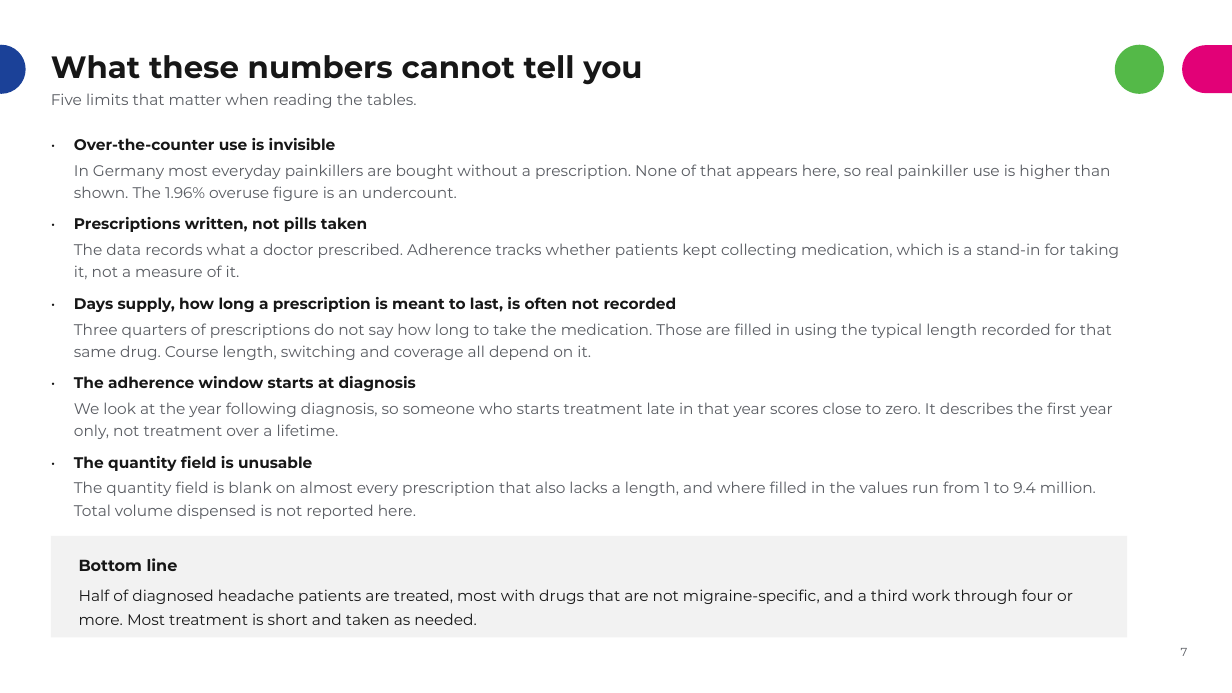
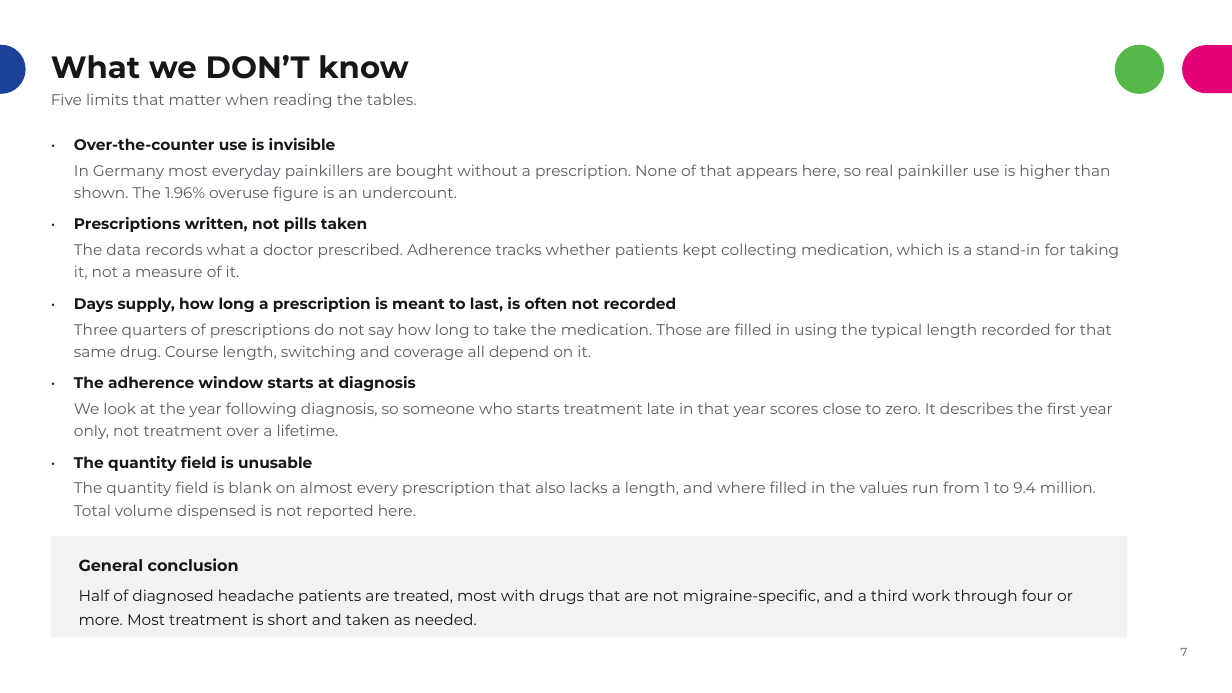
Before and after one commit to rj-irvine/de-migraine, a slide deck: slide 7 of documents/DE_Migraine_Treatment_Patterns_Summary.pptx. Drawn at 1232x693 pixels with LibreOffice and Linux fonts; fonts in the diff are those of the drawing. Boxes give left, top, right and bottom in pixels: in the first picture for what was removed or moved away, otherwise in the second. Text is boxed around its words. In the diff, an @@ line names an element or a change of style, - is before the commit and + after.

```diff
--- a/documents/DE_Migraine_Treatment_Patterns_Summary.pptx
+++ b/documents/DE_Migraine_Treatment_Patterns_Summary.pptx
@@ title at (51, 55, 408, 79): text changed @@
-What these numbers cannot tell you
+What we DON’T know
@@ text at (79, 558, 239, 571): text changed @@
-Bottom line
+General conclusion
```
Also in this commit, not shown: 3 other slides changed.
